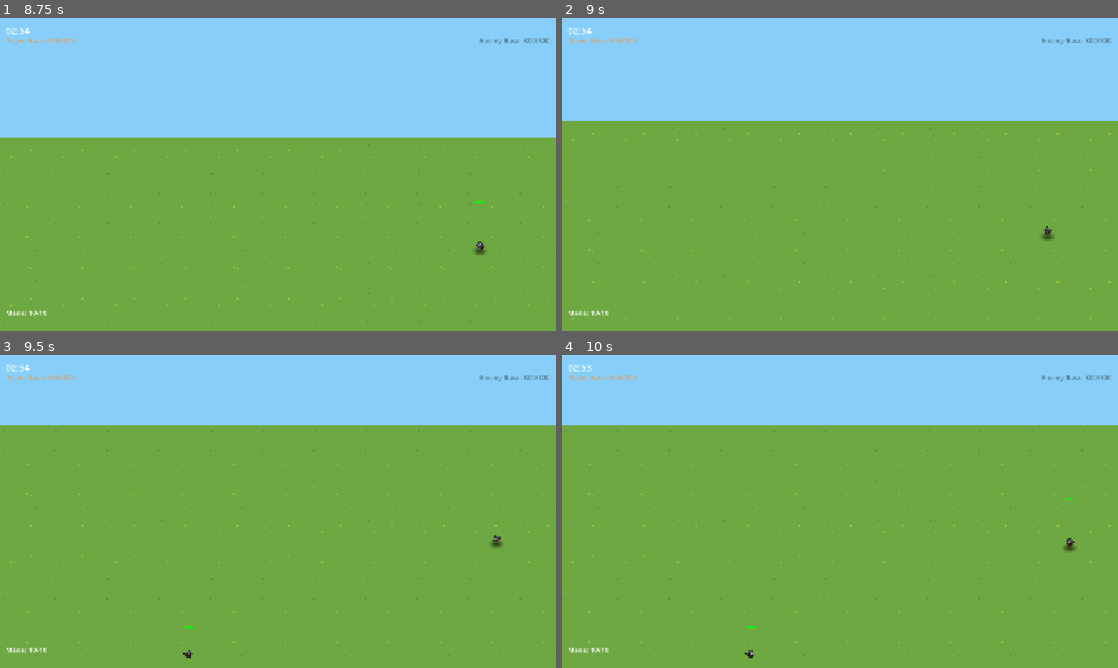
Above: before the commit, frames 1-4 (two rows, left to right).
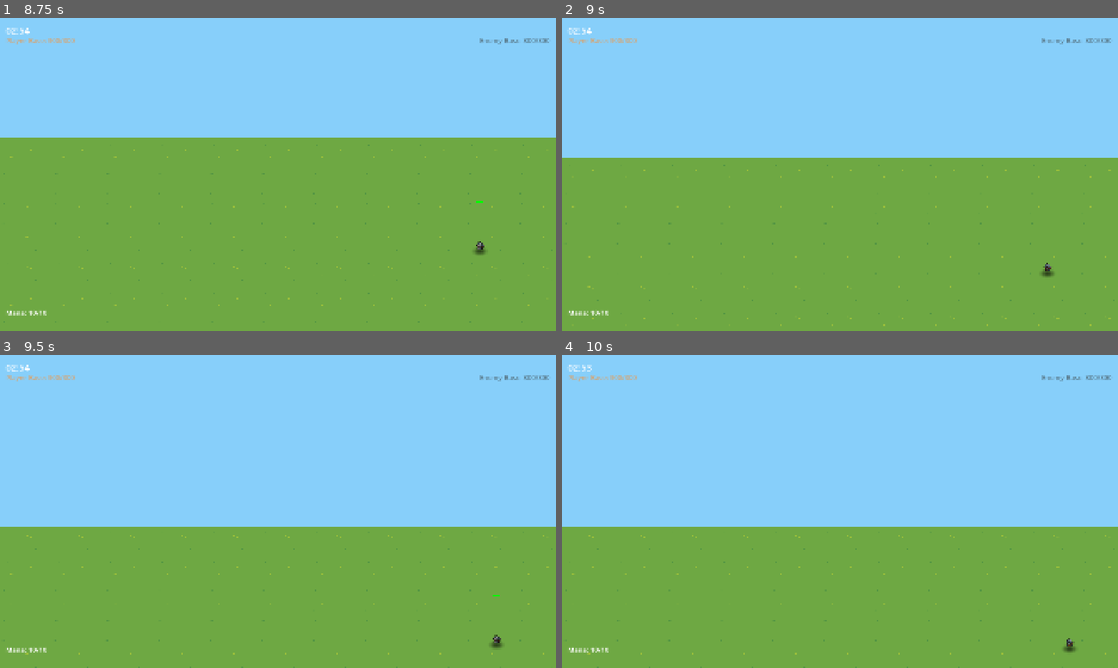
Above: after the commit, the same moments.

Repository: amari-charles/project-summoner
Game: Godot game, scene res://scenes/ui/main_menu.tscn
The game is run twice, just before and just after one commit, with the same random seed, the same clock (stepped at 60 frames per second) and the same inputs.
Inputs (mouse positions are in pixels of both pictures, inside the frame that each line leads up to):
- Up to frame 1 (8.75 s): click "PLAY" at 0.5 s; click "SELECT" at 1.25 s; click "CHOOSE WARRIOR" at 2 s; click (216, 68) at 2.75 s; click "START BATTLE" at 3.5 s; tap Enter at 4.25 s; drag from (278, 299) to (333, 105) at 4.27 s; drag from (166, 190) to (250, 237) at 5.02 s; move the mouse to (333, 105) at 5.77 s; hold Right (ui_right) 5.78-6.5 s; tap 1 at 5.85, 7.35 s; click (333, 105) at 5.92 s; drag from (250, 237) to (111, 127) at 6.52 s; tap Space at 7.25 s; move the mouse to (444, 221) at 7.27 s; hold Left (ui_left) 7.28-8 s; click (444, 221) at 7.42 s; drag from (111, 127) to (194, 96) at 8.02 s
- Up to frame 2 (9 s): move the mouse to (867, 174) at 8.77 s; hold Down (ui_down) from 8.78 s (still down); tap 1 at 8.85 s; click (867, 174) at 8.92 s
- Up to frame 3 (9.5 s): keep holding Down (ui_down)
- Up to frame 4 (10 s): release Down (ui_down) at 9.5 s; drag from (756, 433) to (728, 527) at 9.52 s

Frame 1 is identical in both runs. In frame 2, 12% of the frame differs, in the area x 0-100%, y 32-99%; in frame 3, 33%; in frame 4, 33%, in the area x 0-100%, y 22-100%.

Commit message:
Fix camera pan to slide on ground plane instead of tilting
Problem: Camera was tilting up/down instead of panning smoothly

Root cause: Using camera basis vectors caused Y-axis movement
- basis.z includes Y component due to 35° tilt
- Moving along 3D basis changed camera height
- Height changes = tilting/rotating effect

Solution: Simple X/Z ground plane movement only
- Screen horizontal → World X movement
- Screen vertical → World Z movement
- Camera height (Y) stays fixed at 30

Changes:
- Removed all basis vector calculations
- Direct position.x and position.z updates
- Works for mouse, touch, and keyboard input

Camera now slides smoothly across battlefield without tilting.

🤖 Generated with [Claude Code](https://claude.com/claude-code)

Co-Authored-By: Claude <noreply@anthropic.com>

Diff:
--- a/scripts/battlefield/camera_controller_3d.gd
+++ b/scripts/battlefield/camera_controller_3d.gd
@@ -80,17 +80,10 @@
 		var delta = event.position - last_mouse_position
 		last_mouse_position = event.position
 
-		# Convert screen delta to camera-local movement
-		# Use camera's right (X) and forward (Z) basis vectors
-		var right = global_transform.basis.x
-		var forward = global_transform.basis.z
-
-		# Pan along camera's local axes (inverted for intuitive drag)
-		var pan_delta = (-right * delta.x + forward * delta.y) * pan_speed * 0.01
-
-		# Apply pan (keep Y fixed)
-		position.x += pan_delta.x
-		position.z += pan_delta.z
+		# Pan directly in ground plane (X/Z only, Y stays fixed)
+		# Invert X for intuitive drag (drag left = move left)
+		position.x += -delta.x * pan_speed * 0.01
+		position.z += delta.y * pan_speed * 0.01
 		position = position.clamp(min_position, max_position)
 
 func _handle_touch_pan(event: InputEvent) -> void:
@@ -105,16 +98,10 @@
 	elif event is InputEventScreenDrag and is_panning:
 		var delta = event.relative
 
-		# Convert screen delta to camera-local movement
-		var right = global_transform.basis.x
-		var forward = global_transform.basis.z
-
-		# Pan along camera's local axes (inverted for intuitive drag)
-		var pan_delta = (-right * delta.x + forward * delta.y) * pan_speed * 0.01
-
-		# Apply pan (keep Y fixed)
-		position.x += pan_delta.x
-		position.z += pan_delta.z
+		# Pan directly in ground plane (X/Z only, Y stays fixed)
+		# Invert X for intuitive drag (drag left = move left)
+		position.x += -delta.x * pan_speed * 0.01
+		position.z += delta.y * pan_speed * 0.01
 		position = position.clamp(min_position, max_position)
 
 func _process(delta: float) -> void:
@@ -137,15 +124,9 @@
 	if pan_input != Vector2.ZERO:
 		pan_input = pan_input.normalized()
 
-		# Convert to camera-local movement
-		var right = global_transform.basis.x
-		var forward = global_transform.basis.z
-
-		var pan_delta = (right * pan_input.x + forward * pan_input.y) * pan_speed * delta
-
-		# Apply pan (keep Y fixed)
-		position.x += pan_delta.x
-		position.z += pan_delta.z
+		# Pan directly in ground plane (X/Z only, Y stays fixed)
+		position.x += pan_input.x * pan_speed * delta
+		position.z += pan_input.y * pan_speed * delta
 		position = position.clamp(min_position, max_position)
 
 ## Manually set camera bounds (if not using auto-calculate)
